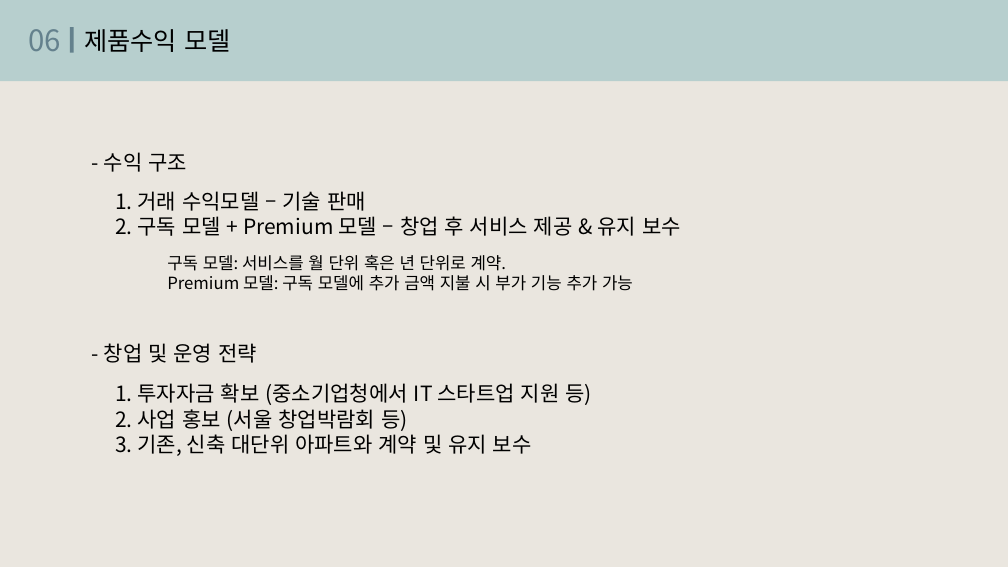
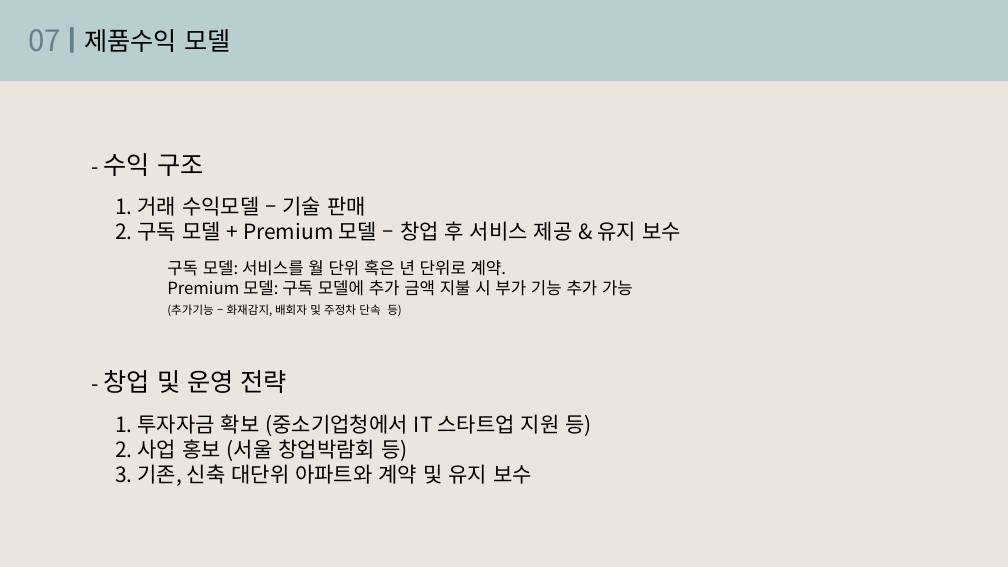
Before and after one commit to jinujeon/ICE_CAP, a slide deck: slide 12 of Docs/사업계획서.pptx (slide 10 before the commit). Drawn at 1008x567 pixels with LibreOffice and Linux fonts; fonts in the diff are those of the drawing. Boxes give left, top, right and bottom in pixels: in the first picture for what was removed or moved away, otherwise in the second. Text is boxed around its words. In the diff, an @@ line names an element or a change of style, - is before the commit and + after.

```diff
--- a/Docs/사업계획서.pptx
+++ b/Docs/사업계획서.pptx
@@ text at <box>29,29,62,51</box>: text changed @@
-06
+07
@@ text at <box>104,153,287,393</box>: size 20 to 24 pt in "수익 구조", "창업 및 운영 전략" @@
@@ text at <box>167,304,402,316</box>: paragraph added @@
+(추가기능 – 화재감지, 배회자 및 주정차 단속 등)
```
Also in this commit, not shown: 6 other slides changed, 2 slides added.
